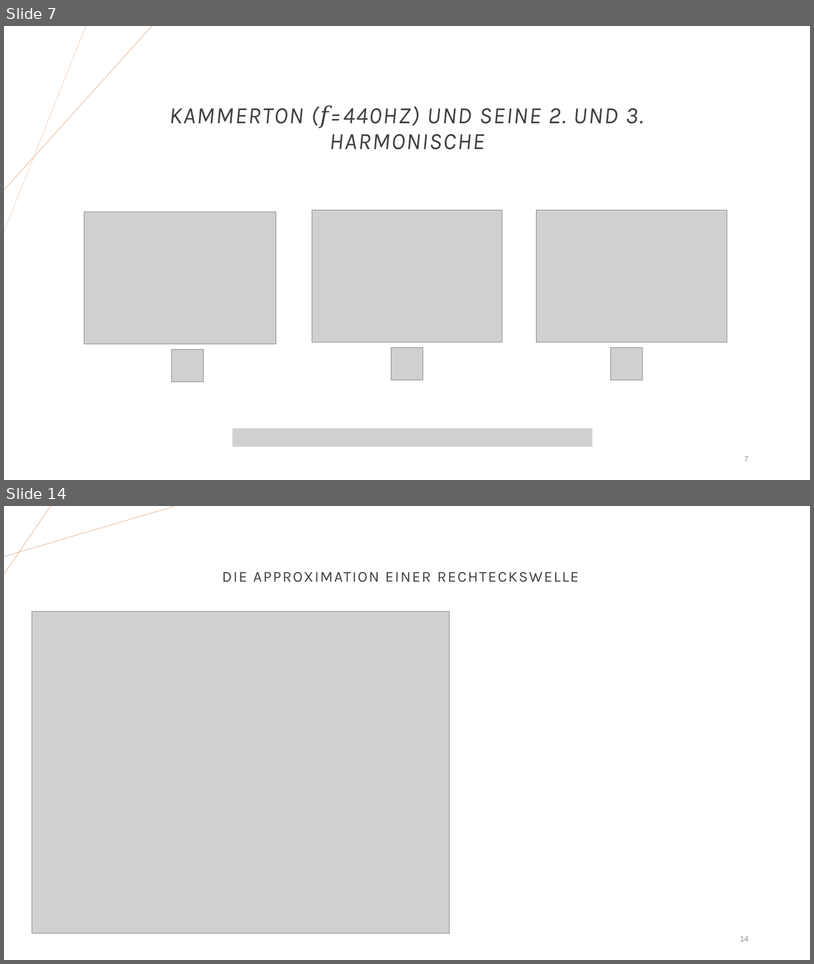
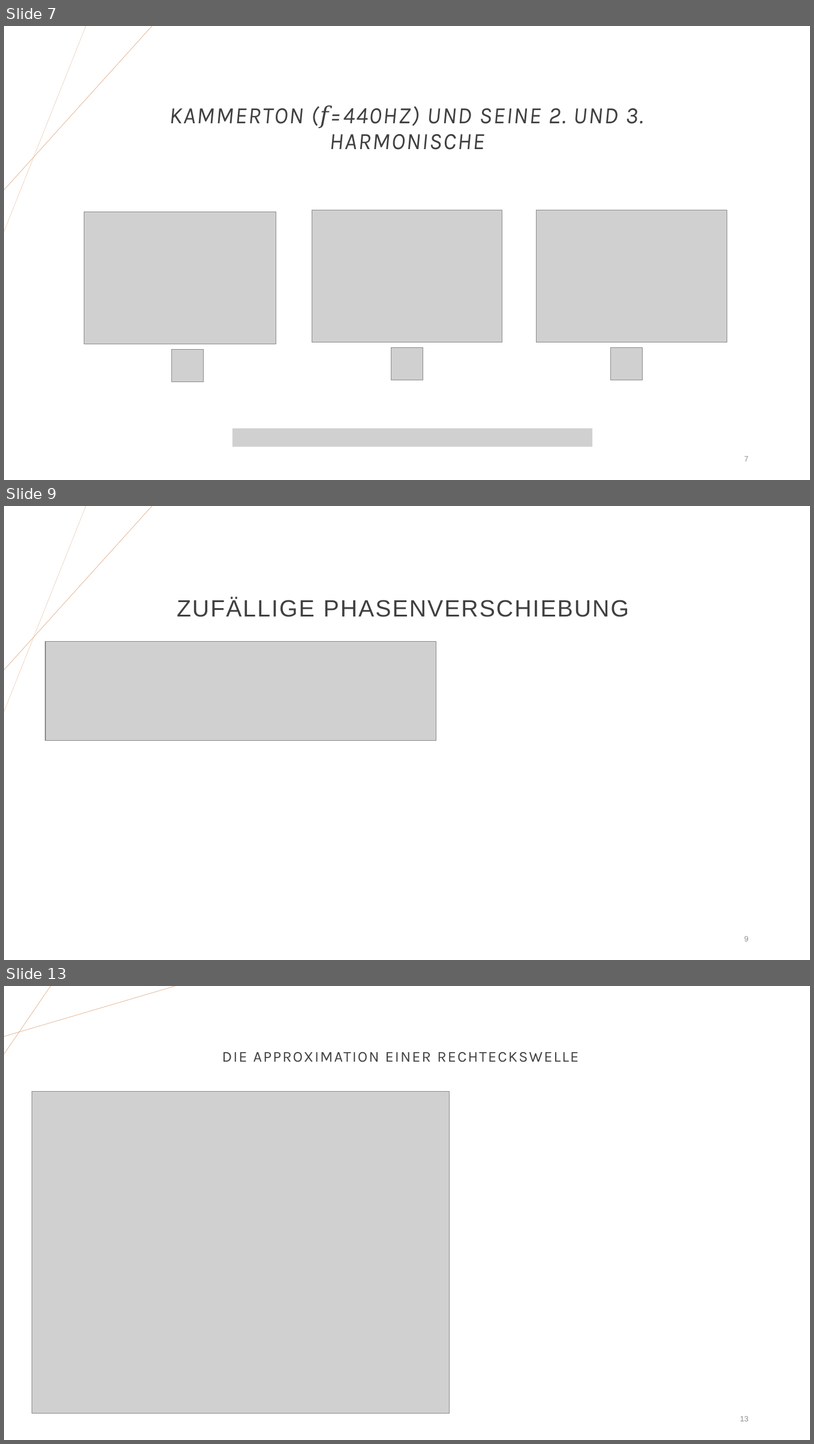
Before and after one commit to JoHoppe/LaborSprache, a slide deck: Digitale Sprachverarbeitung.pptx. Shown one above the other, each under a label of ours: slides 7 and 14 before the commit, slides 7, 9 and 13 after it; the slides between them are not shown. The pictures are 814x964 and 814x1444 pixels, drawn with LibreOffice and Linux fonts; fonts in the diff are those of the drawing; grey boxes stand for pictures. Boxes give left, top, right and bottom in pixels: in the first picture for what was removed or moved away, otherwise in the second. Text is boxed around its words. In the diff, an @@ line names an element or a change of style, - is before the commit and + after.

```diff
--- a/Digitale Sprachverarbeitung.pptx
+++ b/Digitale Sprachverarbeitung.pptx
@@ slide 9 added at box(4, 506, 810, 960), background #FFFFFF; not listed: 2 template elements that a slide beside it also shows @@
@@ title added at box(177, 598, 629, 617), 28 pt, text #404040 @@
+ZUFÄLLIGE PHASENVERSCHIEBUNG
@@ picture added at box(45, 642, 436, 740) @@
@@ page number added at box(744, 936, 749, 941), 9 pt, text #8C8C8C @@
+9
@@ what was slide 14 is now slide 13 @@
@@ page number at box(740, 1416, 749, 1421): text changed @@
-14
+13
```
Also in this commit, not shown: 2 slides changed, 3 other slides added, 5 slides removed.
